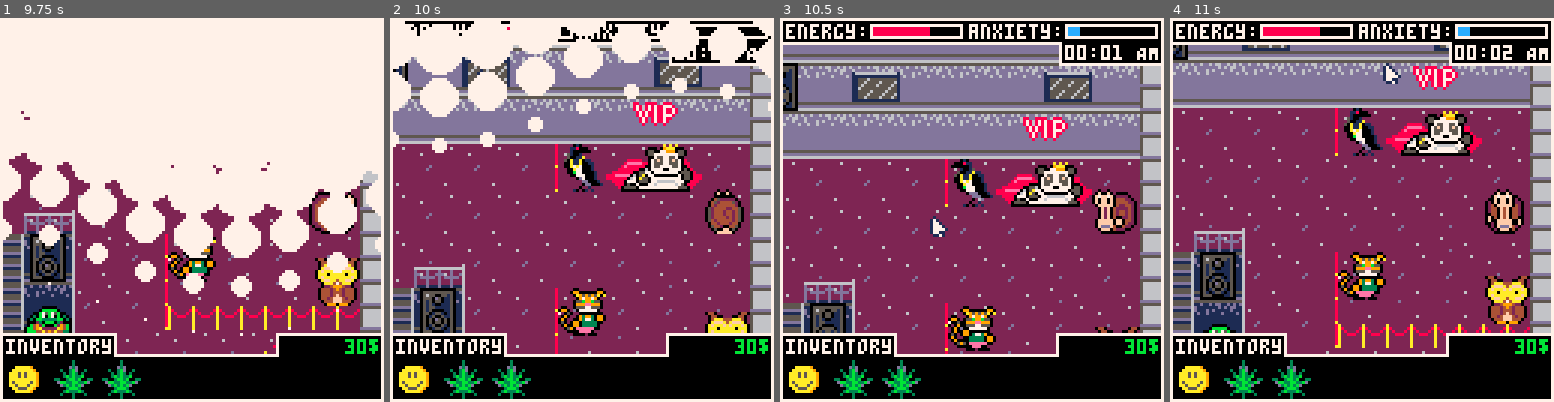
Above: before the commit, frames 1-4 (left to right).
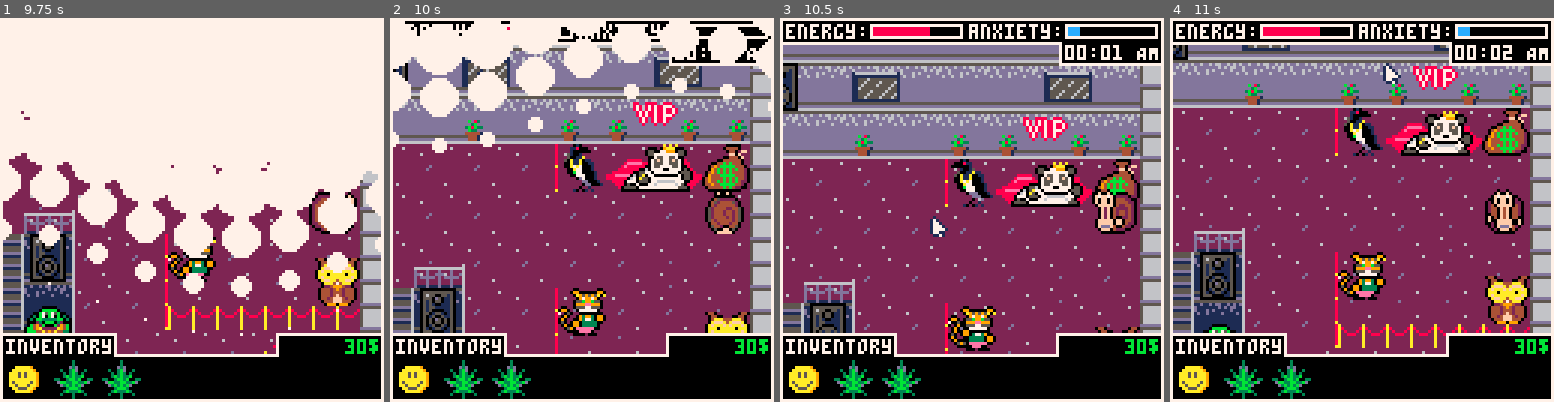
Above: after the commit, the same moments.

Repository: ekaktusz/ld53delivery
Game: PICO-8 cartridge delivery.p8
Same seed, same stepped clock (60 frames per second), same inputs: the game is played once before the commit and once after it.
Inputs (mouse positions are in pixels of both pictures, inside the frame that each line leads up to):
- Up to frame 1 (9.75 s): tap X (X key) at 0.33, 1.07, 1.85, 2.97, 4.08, 5.2, 6.32, 7.43, 8.55, 9.67 s; click (280, 121) at 0.67 s; click (46, 267) at 1.22 s; hold Right 1.6-2.1 s; click (107, 114) at 1.77 s; hold Up 2.15-2.42 s; click (172, 259) at 2.32 s; hold Right 2.47-3.03 s; click (234, 106) at 2.87 s; hold Left 3.08-3.58 s; click (295, 256) at 3.42 s; hold Down 3.63-3.97 s; click (61, 102) at 3.97 s; hold Right 4.02-4.68 s; click (122, 248) at 4.52 s; hold Up 4.73-5.03 s; click (184, 94) at 5.07 s; hold Left 5.08-5.68 s; click (249, 244) at 5.62 s; hold Down 5.73-6.03 s; hold Right 6.08-6.58 s; click (311, 90) at 6.17 s; hold Right 6.63-7.13 s; click (76, 236) at 6.72 s; hold Up 7.18-7.45 s; click (138, 83) at 7.27 s; hold Right 7.5-8.07 s; click (199, 229) at 7.82 s; hold Left 8.12-8.62 s; click (264, 79) at 8.37 s; hold Down 8.67-9 s; click (326, 225) at 8.92 s; hold Right 9.05-9.72 s; click (88, 71) at 9.47 s
- Up to frame 2 (10 s): hold Up from 9.77 s (still down)
- Up to frame 3 (10.5 s): click (933, 217) at 10.02 s; release Up at 10.07 s; hold Left from 10.12 s (still down)
- Up to frame 4 (11 s): click (1385, 64) at 10.57 s; release Left at 10.72 s; hold Down from 10.77 s (still down); tap X (X key) at 10.78 s

Frame 1 is identical in both runs. In frame 2, 1.9% of the frame differs, in the area x 19-94%, y 26-46%; in frame 3, 1.5%; in frame 4, 1.9%, in the area x 19-94%, y 17-36%.

Commit message:
map updates

Diff:
--- a/delivery.p8
+++ b/delivery.p8
@@ -285,17 +285,17 @@
 
 __gff__
 0000000001000000000000000000010100000000000100000000000000000101000000000000010100000000000000000000000000000101000000000000000000000000010100000000010101010000000000000101000000000101010100000000000000000101010100000000000000000000000001010101000000000000
-0000000000000000000000000000000000000000000000000000000000000000000000000000000000000000000000000000000000000000000000000000000000000000000000000000000000000000000000000000000000000000000000000000000000000000000000000000000000000000000000000000000000000000
+0000000000000000000000000000000000000000000000000000000000000000000000000000010100000000000000000000000000000101000000000000000000000000000000000000000000000000000000000000000000000000000000000000000000000000000000000000000000000000000000000000000000000000
 __map__
 0466676667666766676667666766676667666766676667666766676667666766676667666766676667666766676667666766676667666766670400000000000000000000000000000000000000000000000000000000000000000000000000000000000000000000000000000000000000000000000000000000000000000000
 0476777677767776777677767776777677767776777677767776777677767776777677767776777677767776777677767776777677767776770400000000000000000000000000000000000000000000000000000000000000000000000000000000000000000000000000000000000000000000000000000000000000000000
 0466676667686966674067666768696667666766676869666740676667686966676667666768696667406766676869666766676667686966670400000000000000000000000000000000000000000000000000000000000000000000000000000000000000000000000000000000000000000000000000000000000000000000
 0476777677787976777677767778797677767776777879767776777677787976777677767778797677767776777879767776777677787976770400000000000000000000000000000000000000000000000000000000000000000000000000000000000000000000000000000000000000000000000000000000000000000000
 0466676667666766676667666766676667a6a76667666766676667666766676667a6a766676667666766676667666766676667660e0f6766670400000000000000000000000000000000000000000000000000000000000000000000000000000000000000000000000000000000000000000000000000000000000000000000
-0476777677767776777677767776777677b6b77677767776777677767776777677b6b776777677767776777677767776777677761e1f7776770400000000000000000000000000000000000000000000000000000000000000000000000000000000000000000000000000000000000000000000000000000000000000000000
-0424252425242524252425242524252425242524252425242524252425242524cc242524252425242524252425242524a980258625242524250400000000000000000000000000000000000000000000000000000000000000000000000000000000000000000000000000000000000000000000000000000000000000000000
-043435343534353435343534353435343534353435343534353435343534353435343534353435343534353435343534a934353435343534350400000000000000000000000000000000000000000000000000000000000000000000000000000000000000000000000000000000000000000000000000000000000000000000
-042425248a242524252425242524252425242524252425242524252425242524252425242524252425242524252425242524252425242524250400000000000000000000000000000000000000000000000000000000000000000000000000000000000000000000000000000000000000000000000000000000000000000000
+0410777677107776771077767710777677b6b77677107776771077767710777677b6b776771077767710777677107776771077101e1f1076100400000000000000000000000000000000000000000000000000000000000000000000000000000000000000000000000000000000000000000000000000000000000000000000
+0424252425242524252425242524252425242524252425242524252425242524cc242524252425242524252425242524a98025862524252e2f0400000000000000000000000000000000000000000000000000000000000000000000000000000000000000000000000000000000000000000000000000000000000000000000
+043435343534353435343534353435343534353435343534353435343534353435343534353435343534353435343534a93435343534353e3f0400000000000000000000000000000000000000000000000000000000000000000000000000000000000000000000000000000000000000000000000000000000000000000000
+04248a2425242524252425242524252425242524252425242524252425242524252425242524252425242524252425242524252425242524250400000000000000000000000000000000000000000000000000000000000000000000000000000000000000000000000000000000000000000000000000000000000000000000
 0434353435343534353435343534353435343534353435343534353435343534353435343534353435343534353435343534353435343534350400000000000000000000000000000000000000000000000000000000000000000000000000000000000000000000000000000000000000000000000000000000000000000000
 0424252425242524252425242524252425242524252425242524252425242524252425242524252425242524252425242524252425022524250400000000000000000000000000000000000000000000000000000000000000000000000000000000000000000000000000000000000000000000000000000000000000000000
 04343534353425b8b834353435b8b8b8b8b8b8b8b8b8b8b8b8b8b8b8b8b8b8b8b8b8b8b8b8b8b834353435b8b83435343534353435243534350400000000000000000000000000000000000000000000000000000000000000000000000000000000000000000000000000000000000000000000000000000000000000000000
@@ -304,18 +304,18 @@
 042424252425354445646565754445444544454445404540458445404540454445444544454445646565754445242524a934353435343534350400000000000000000000000000000000000000000000000000000000000000000000000000000000000000000000000000000000000000000000000000000000000000000000
 0424343534352554556465657580555455548c5455545554555455545554555455545582558055646565758a55343534a9a8a8a8a8a8a8a8a80400000000000000000000000000000000000000000000000000000000000000000000000000000000000000000000000000000000000000000000000000000000000000000000
 0434242524253514c21414141414141414141414141414146a6b6c6dcc1414141414141414141414141414141424252425242524258e2524250400000000000000000000000000000000000000000000000000000000000000000000000000000000000000000000000000000000000000000000000000000000000000000000
-04243435343525141414141414141414ce1414141414c0147a7b7c7d14141414141414141414141414141414143435343534353435343534350400000000000000000000000000000000000000000000000000000000000000000000000000000000000000000000000000000000000000000000000000000000000000000000
-04342425242535141414141414141414141414141414141414c214c4148e141414141414141414141414141414242524045a5a5a5a4a5a5a5a0400000000000000000000000000000000000000000000000000000000000000000000000000000000000000000000000000000000000000000000000000000000000000000000
+04243435343525141414141414141414ce14141414c014147a7b7c7d14141414141414141414141414141414143435343534353435343534350400000000000000000000000000000000000000000000000000000000000000000000000000000000000000000000000000000000000000000000000000000000000000000000
+043424252425351414141414141414141414141414141414c21414c41414141414141414141414141414141414242524045a5a5a5a4a5a5a5a0400000000000000000000000000000000000000000000000000000000000000000000000000000000000000000000000000000000000000000000000000000000000000000000
 0424343534822514141414cc1414141414141414141414141414141414141414141414141414141414148c1414343534045a4a5a5a5a5a4b5a0400000000000000000000000000000000000000000000000000000000000000000000000000000000000000000000000000000000000000000000000000000000000000000000
 043424252425351414141414141414141414141414141414141414141414141414141414141414141414141414242524045a5a5a5a4b5a5a5a0400000000000000000000000000000000000000000000000000000000000000000000000000000000000000000000000000000000000000000000000000000000000000000000
-04243435343525ce1414c014141414144e141414141414141414141414141414c01414c2141414141414141414343534045a5b5a4a5a5a4a5a0400000000000000000000000000000000000000000000000000000000000000000000000000000000000000000000000000000000000000000000000000000000000000000000
-0434352435343514141414141414141414141414148e1414141414141414141414141414141414141414141414242524044c4d8a4d4c4d4c4d0400000000000000000000000000000000000000000000000000000000000000000000000000000000000000000000000000000000000000000000000000000000000000000000
+04243435343525ce1414c014141414144e141414148e14141414141414141414c01414c214141414141414c414343534045a5b5a4a5a5a4a5a0400000000000000000000000000000000000000000000000000000000000000000000000000000000000000000000000000000000000000000000000000000000000000000000
+043435243534351414141414141414141414141414141414141414141414141414141414141414141414141414242524044c4d8a4d4c4d4c4d0400000000000000000000000000000000000000000000000000000000000000000000000000000000000000000000000000000000000000000000000000000000000000000000
 04242524252425b8b8b8b8b8b8b8b8b8b8b8b8b8b8b8b8b8b8b8b8b8b8b8b8b8b8b8b8b8b8b8b8b8b8b8b8b8b8343534045c5d5c5d5c5d5c5d0400000000000000000000000000000000000000000000000000000000000000000000000000000000000000000000000000000000000000000000000000000000000000000000
-043435343534352425242524252425242524252425242524258a252425242425252425242524252425242524252425240414141414141414140400000000000000000000000000000000000000000000000000000000000000000000000000000000000000000000000000000000000000000000000000000000000000000000
+04343534353435242524254e252425242524252425242524258a252425242425252425242524252425242524252425240414141414141414140400000000000000000000000000000000000000000000000000000000000000000000000000000000000000000000000000000000000000000000000000000000000000000000
 0424252425242534353435343534353435343534353435343534353435343435353435343534353435343534353435347414141414141414140400000000000000000000000000000000000000000000000000000000000000000000000000000000000000000000000000000000000000000000000000000000000000000000
 0424252425242524242524252425242524252425242524252425252424252425242524252425252425822524252425247414141414141414140400000000000000000000000000000000000000000000000000000000000000000000000000000000000000000000000000000000000000000000000000000000000000000000
 0434353435343534343534353435343534353435343534353435353434353435343534353435353435343534353435347414141414148214140400000000000000000000000000000000000000000000000000000000000000000000000000000000000000000000000000000000000000000000000000000000000000000000
-0424252425242524252425242524252425242524252425242524252425242524252425242524252425242524252425240414141414141414140400000000000000000000000000000000000000000000000000000000000000000000000000000000000000000000000000000000000000000000000000000000000000000000
+04ce25ce25ce252425242524252425248c24252425242524252425242524252425242524252425242524252425242524048e141414141414140400000000000000000000000000000000000000000000000000000000000000000000000000000000000000000000000000000000000000000000000000000000000000000000
 0434353435343534353435343534353435343534353435343534353435343534353435343534353435343534353435340414141414141414140400000000000000000000000000000000000000000000000000000000000000000000000000000000000000000000000000000000000000000000000000000000000000000000
 0404040404040404040404040404040404040404040404040404040404040404040404040404040404040404040404040404040404040404040400000000000000000000000000000000000000000000000000000000000000000000000000000000000000000000000000000000000000000000000000000000000000000000
 
Not shown, changed: 24 lines of the sprite sheet (__gfx__) section of delivery.p8
